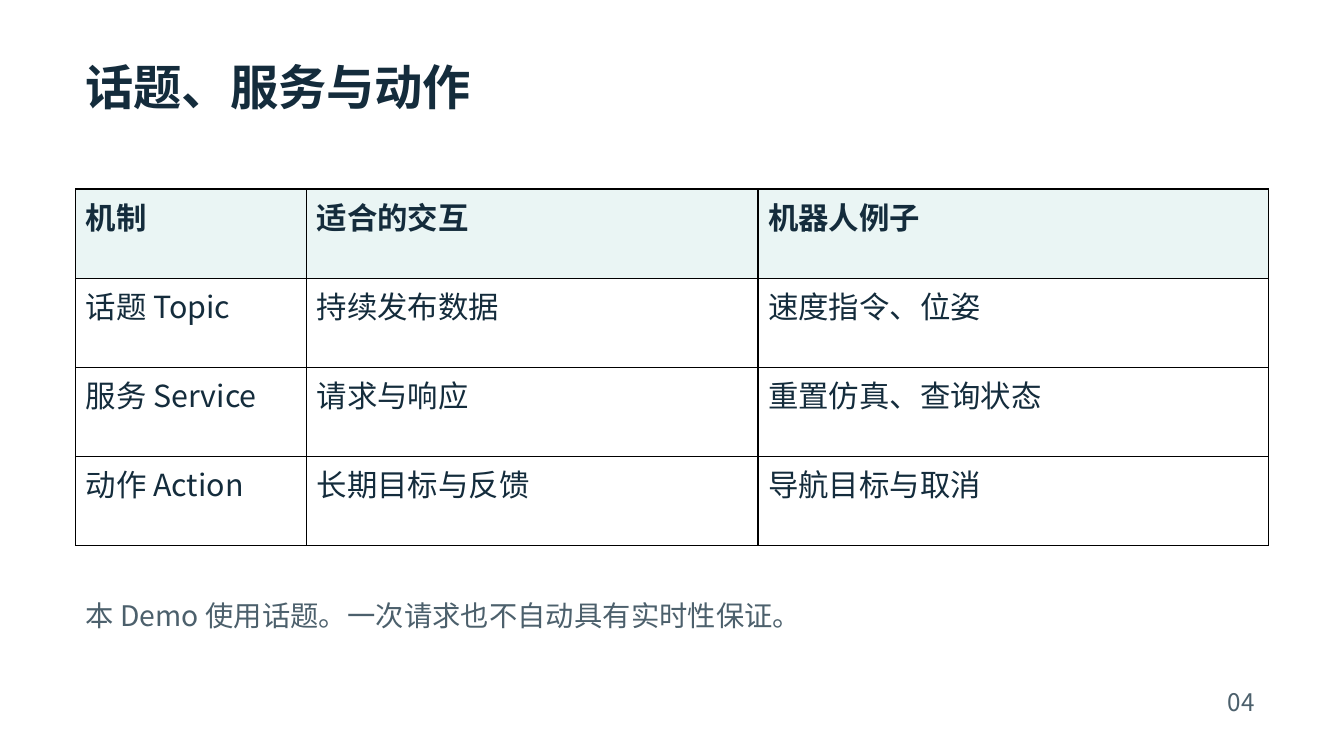
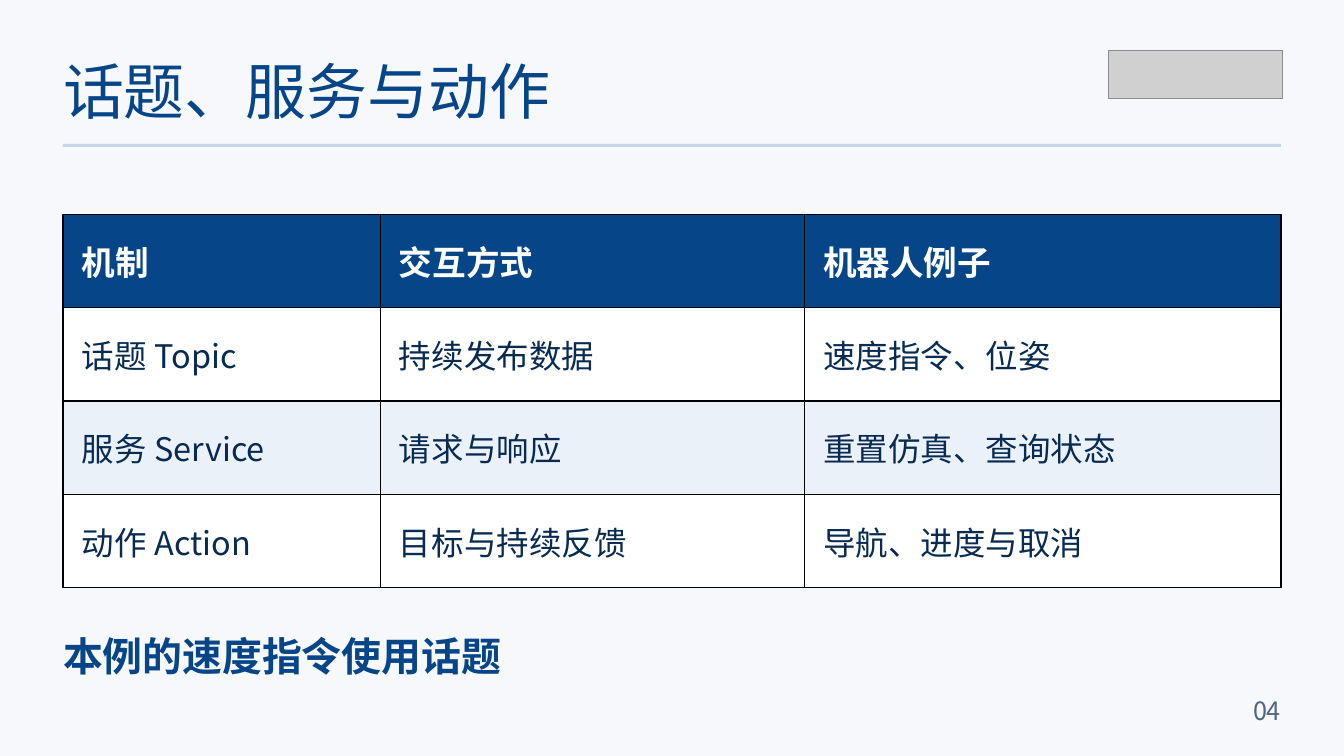
Before and after one commit to lingyunzhi328/Robo-Education-Recruitment-2026, a slide deck: slide 4 of slides/ROS2小海龟控制.pptx. Drawn at 1344x756 pixels with LibreOffice and Linux fonts; fonts in the diff are those of the drawing; grey boxes stand for pictures. Boxes give left, top, right and bottom in pixels: in the first picture for what was removed or moved away, otherwise in the second. Text is boxed around its words. In the diff, an @@ line names an element or a change of style, - is before the commit and + after.

```diff
--- a/slides/ROS2小海龟控制.pptx
+++ b/slides/ROS2小海龟控制.pptx
@@ background #FFFFFF to #F6F8FC @@
@@ text "话题、服务与动作": place and size @@
-text "话题、服务与动作" at [86,64,472,110]
+text "话题、服务与动作" at [63,63,551,119]
@@ text "话题、服务与动作" at [63,63,551,119]: size 34.5 to 43.5 pt, text colour #142C3C to #064587, bold off @@
@@ picture added at [1109,50,1284,99] @@
@@ rectangle added at [63,144,1280,147], fill #C5D6EA @@
@@ table at [63,214,1281,588] @@
-row 1, column 2: 适合的交互
+row 1, column 2: 交互方式
-row 4, column 2: 长期目标与反馈
+row 4, column 2: 目标与持续反馈
-row 4, column 3: 导航目标与取消
+row 4, column 3: 导航、进度与取消
@@ fill #EAF5F4 to #064587 in row 1 @@
@@ fill #FFFFFF to #EBF1F9 in row 3 @@
@@ size 21.8 to 24 pt, text colour #142C3C to #FFFFFF in "机制", "机器人例子" @@
@@ size 21.8 to 23.2 pt, text colour #142C3C to #092B52 in "话题 Topic", "持续发布数据", "速度指令、位姿", "服务 Service" and 3 more places @@
@@ table: place and size @@
-table at [76,190,1268,546]
+table at [63,214,1281,588]
@@ text removed at [86,602,801,629] @@
-本 Demo 使用话题。一次请求也不自动具有实时性保证。
@@ text added at [63,637,501,675], 28.5 pt, text #064587, bold @@
+本例的速度指令使用话题
@@ text "04": place and size @@
-text "04" at [1228,693,1255,712]
+text "04" at [1253,701,1281,721]
@@ text "04" at [1253,701,1281,721]: size 17.2 to 18 pt, text colour #4C606C to #506581; alignment left to right @@
```
Also in this commit, not shown: 7 other slides changed, 2 slides added, 2 slides removed, 12 other files.
